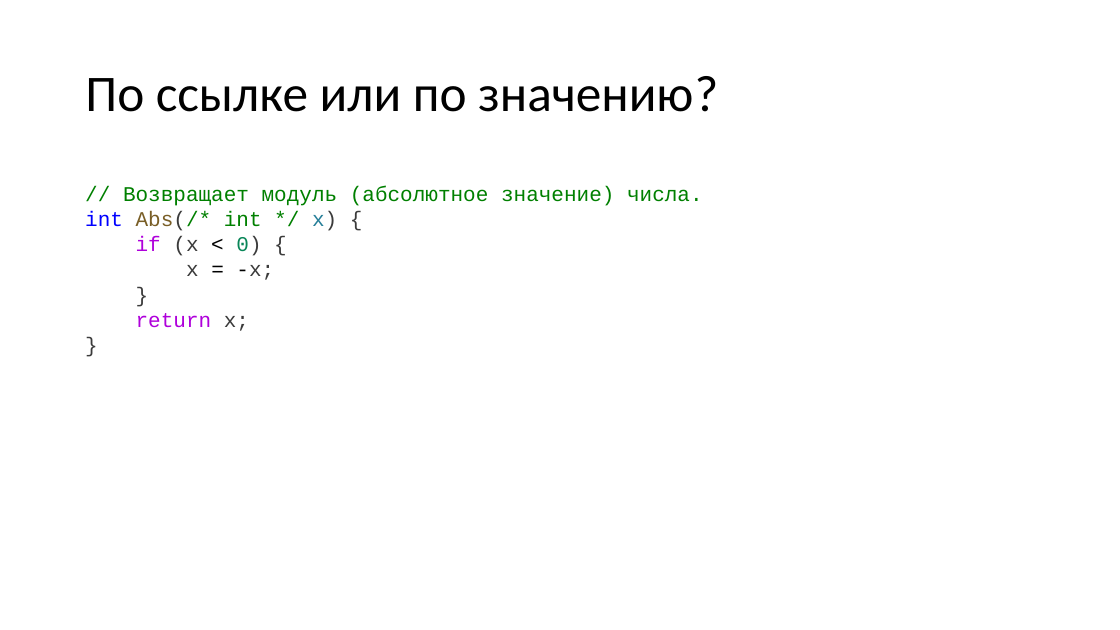
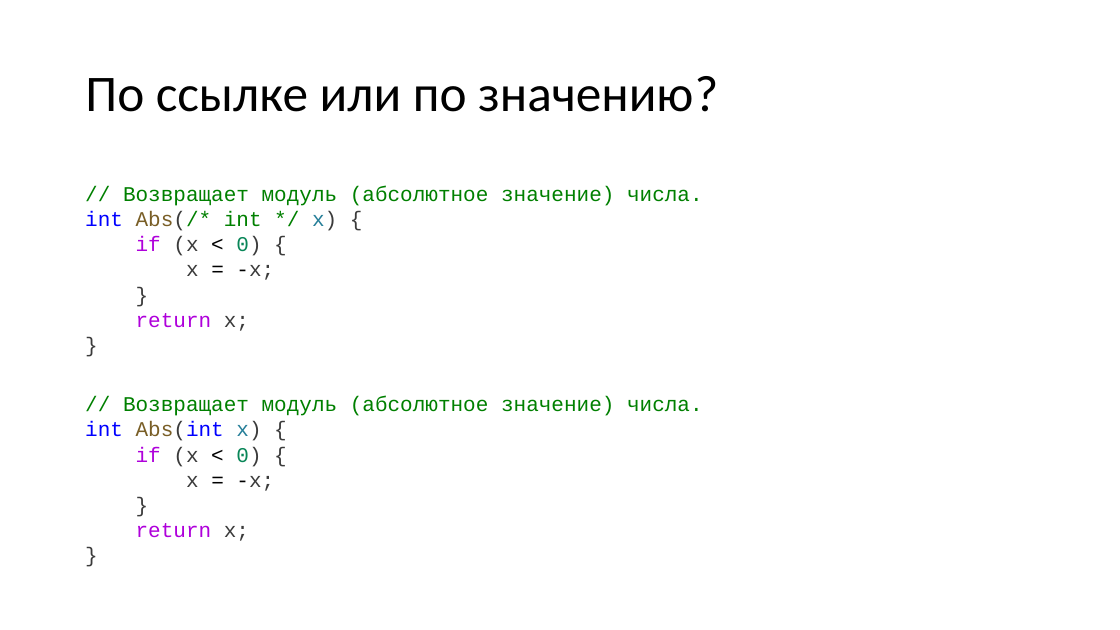
Before and after one commit to alexey-malov/oop, a slide deck: slide 116 of lectures/01/Синтаксис C++.pptx (slide 115 before the commit). Drawn at 1120x630 pixels with LibreOffice and Linux fonts; fonts in the diff are those of the drawing. Boxes give left, top, right and bottom in pixels: in the first picture for what was removed or moved away, otherwise in the second. Text is boxed around its words. In the diff, an @@ line names an element or a change of style, - is before the commit and + after.

```diff
--- a/lectures/01/Синтаксис C++.pptx
+++ b/lectures/01/Синтаксис C++.pptx
@@ text added at (x1=85, y1=396, x2=703, y2=541), 18 pt, text #008000 @@
+// Возвращает модуль (абсолютное значение) числа.
+int Abs(int x) {
+if (x < 0) {
+x = -x;
+}
+return x;
+}
```
Also in this commit, not shown: 7 other slides changed, 1 slide added.
